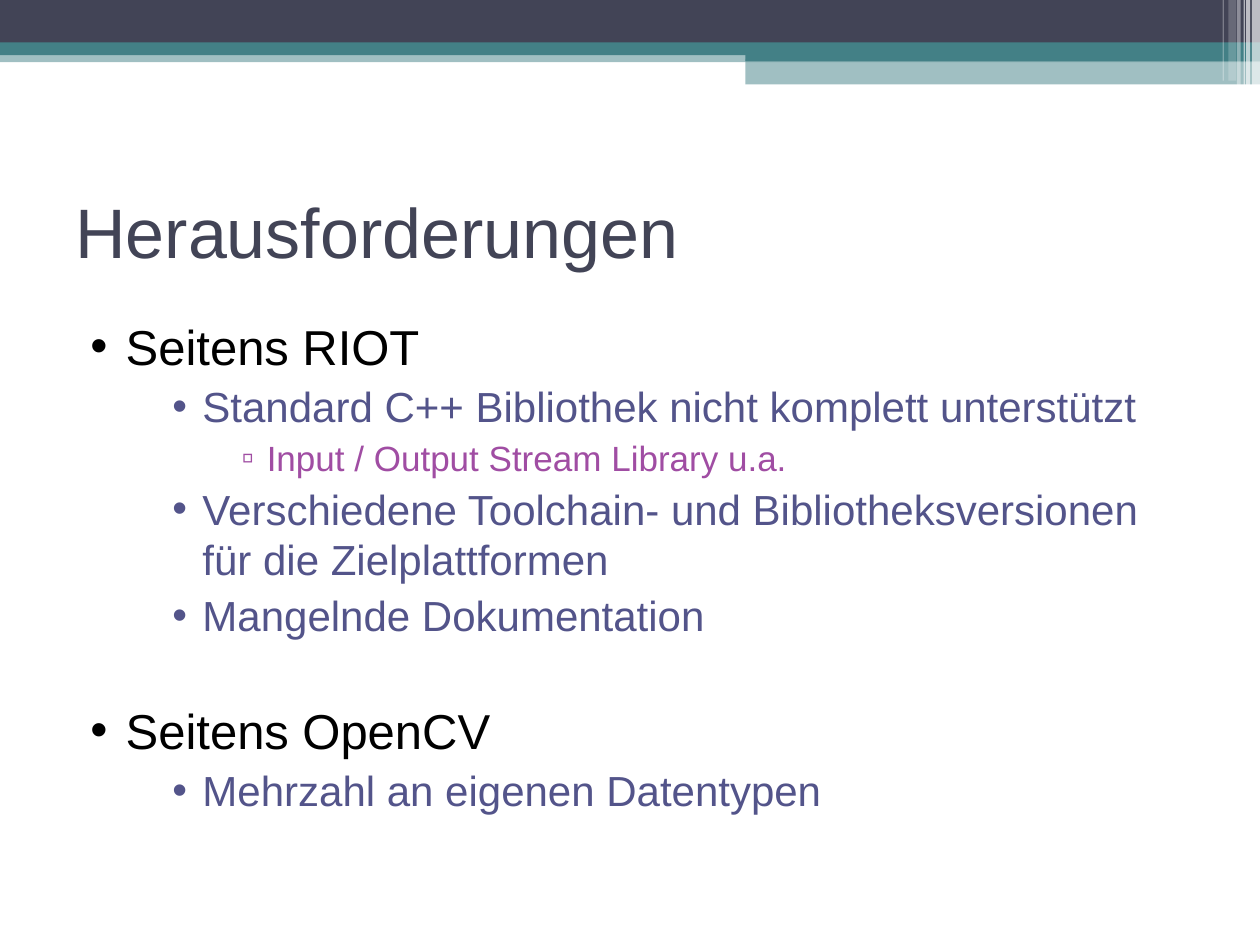
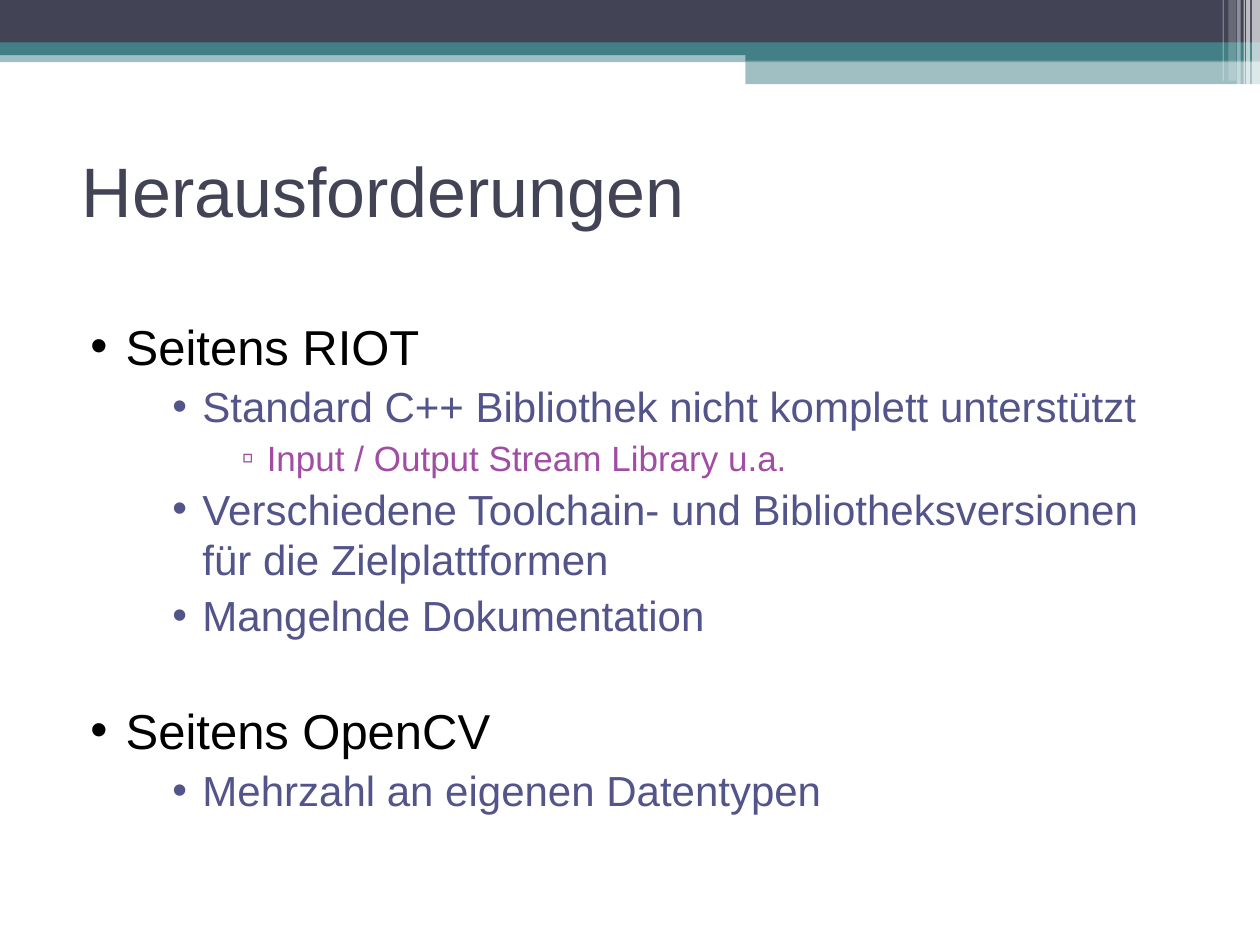
Before and after one commit to swp2013riot/riot-opencv-port, a slide deck: slide 4 of doc/final_presentation.odp. Drawn at 1260x945 pixels with LibreOffice and Linux fonts; fonts in the diff are those of the drawing. Boxes give left, top, right and bottom in pixels: in the first picture for what was removed or moved away, otherwise in the second. Text is boxed around its words. In the diff, an @@ line names an element or a change of style, - is before the commit and + after.

```diff
--- a/doc/final_presentation.odp
+++ b/doc/final_presentation.odp
@@ title "Herausforderungen": place and size @@
-title "Herausforderungen" at (75,207,678,272)
+title "Herausforderungen" at (82,166,685,230)
```
Also in this commit, not shown: 5 other slides changed, 4 slides added, 1 slide removed.
